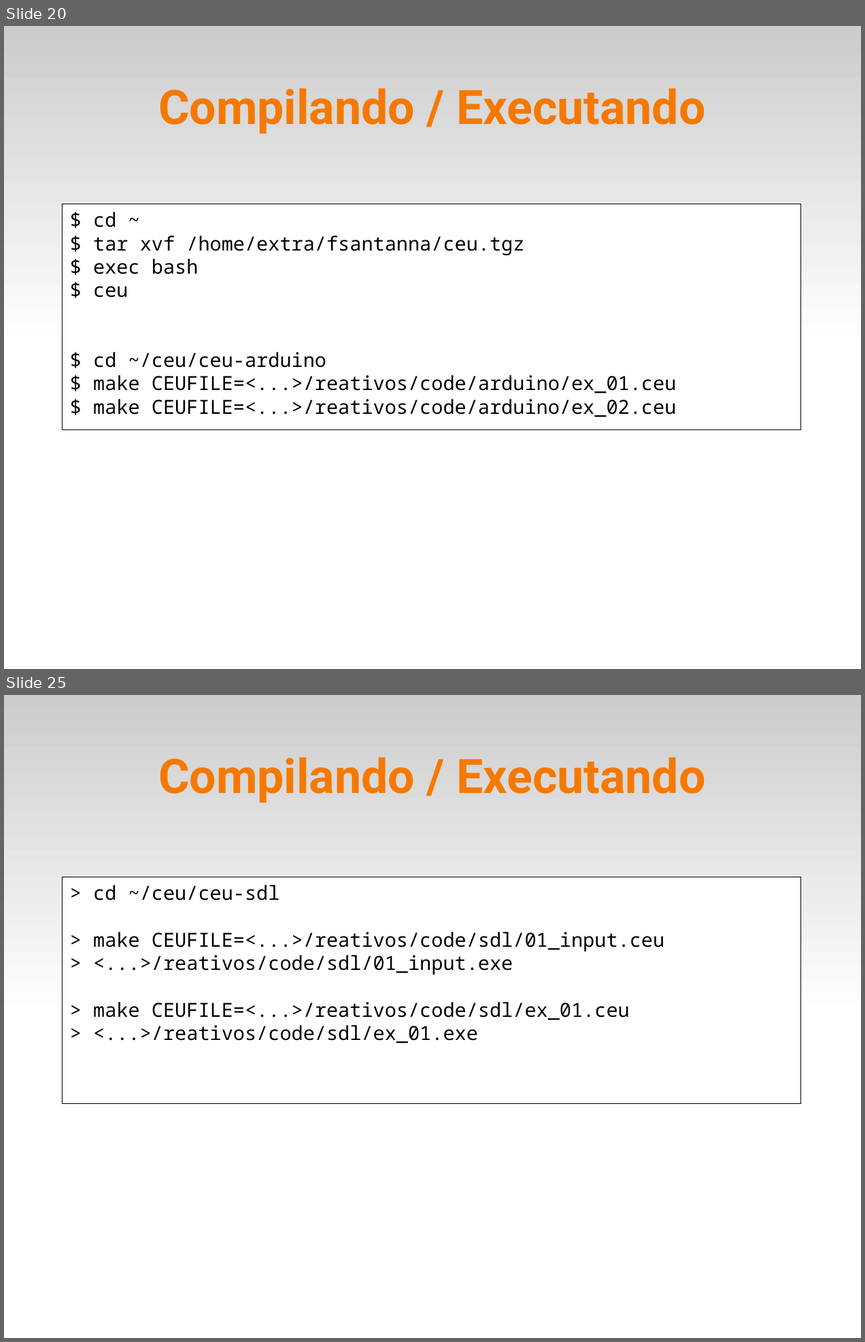
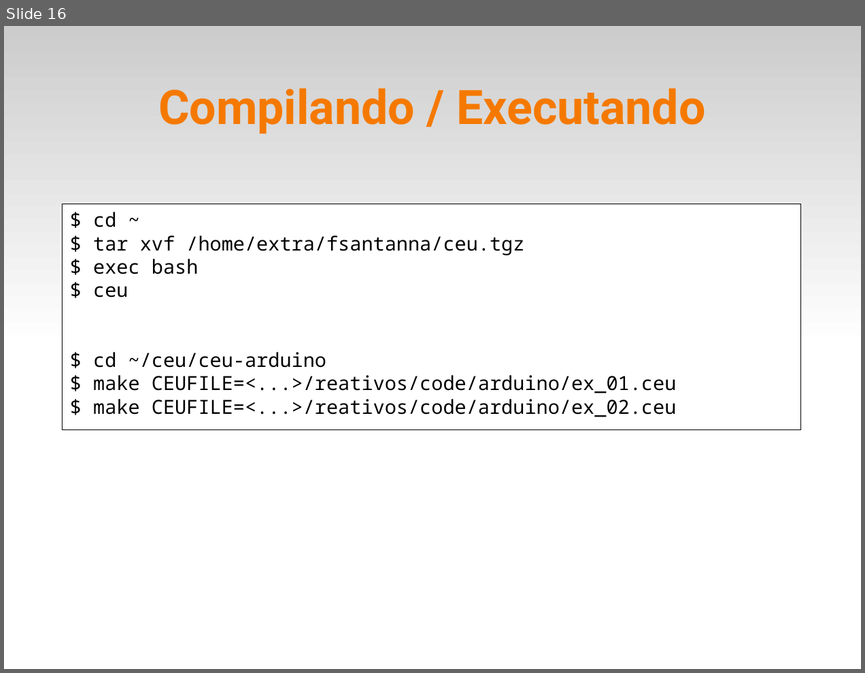
Before and after one commit to fsantanna-uerj/reativos, a slide deck: slides/05_ceu.odp. Shown one above the other, each under a label of ours: slides 20 and 25 before the commit, slide 16 after it; the slides between them are not shown. The pictures are 865x1342 and 865x673 pixels, drawn with LibreOffice and Linux fonts; fonts in the diff are those of the drawing. Boxes give left, top, right and bottom in pixels: in the first picture for what was removed or moved away, otherwise in the second. Text is boxed around its words. In the diff, an @@ line names an element or a change of style, - is before the commit and + after.

```diff
--- a/slides/05_ceu.odp
+++ b/slides/05_ceu.odp
@@ slide 25 removed at bbox=[4, 695, 861, 1338], background #FFFFFF; not listed: 1 template element that a slide beside it also shows @@
@@ title removed at bbox=[158, 757, 705, 802] @@
-Compilando / Executando
@@ rectangle removed at bbox=[62, 877, 801, 1103] @@
-> cd ~/ceu/ceu-sdl
-> make CEUFILE=<...>/reativos/code/sdl/01_input.ceu
-> <...>/reativos/code/sdl/01_input.exe
-> make CEUFILE=<...>/reativos/code/sdl/ex_01.ceu
-> <...>/reativos/code/sdl/ex_01.exe
@@ what was slide 20 is now slide 16 @@
```
Also in this commit, not shown: 19 other slides removed, 3 other files.
